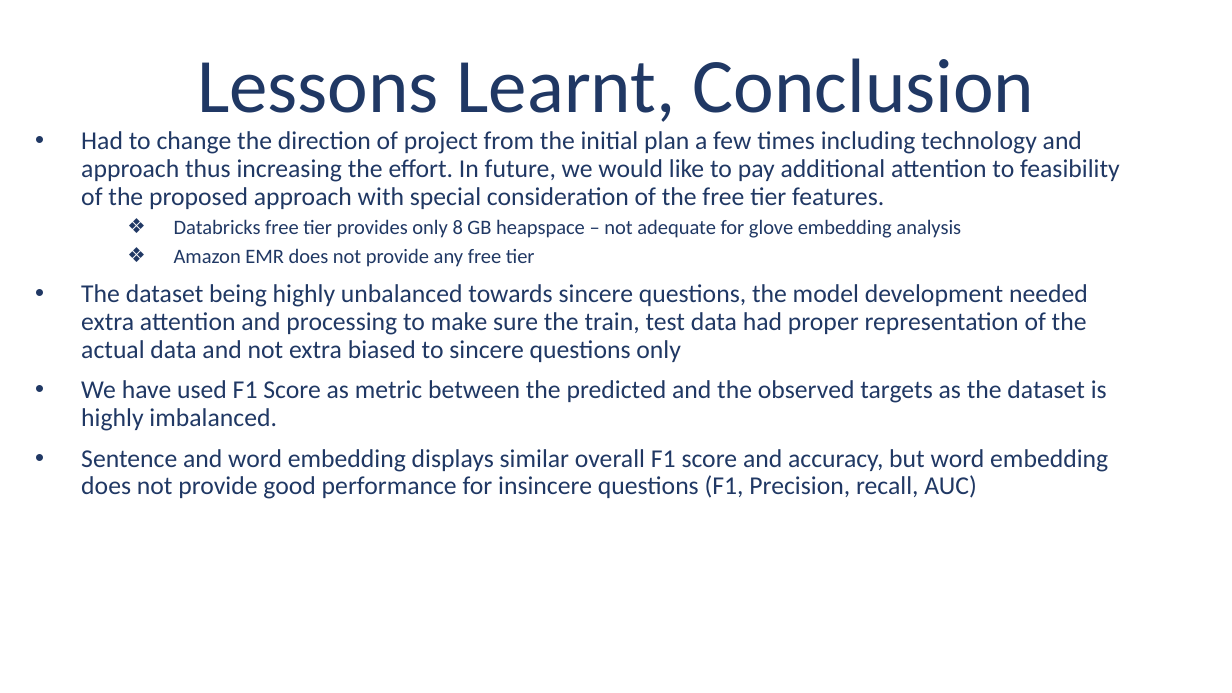
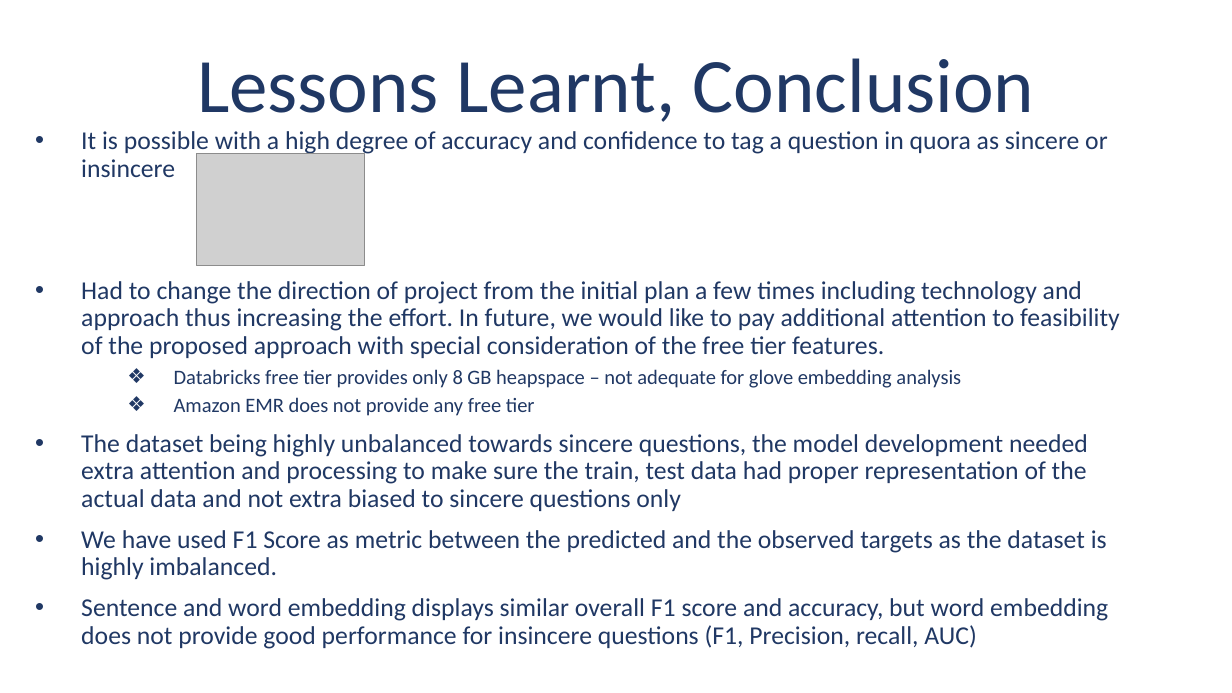
Before and after one commit to yarafatin/AIT-614-Final, a slide deck: slide 3 of docs/AIT614-DL2_Team3_Project Presentation-Indranil.pptx. Drawn at 1232x693 pixels with LibreOffice and Linux fonts; fonts in the diff are those of the drawing; grey boxes stand for pictures. Boxes give left, top, right and bottom in pixels: in the first picture for what was removed or moved away, otherwise in the second. Text is boxed around its words. In the diff, an @@ line names an element or a change of style, - is before the commit and + after.

Commit message:
ppt - indranil

```diff
--- a/docs/AIT614-DL2_Team3_Project Presentation-Indranil.pptx
+++ b/docs/AIT614-DL2_Team3_Project Presentation-Indranil.pptx
@@ subtitle at [81, 131, 1107, 177]: paragraph added @@
+• It is possible with a high degree of accuracy and confidence to tag a question in quora as sincere or insincere
@@ picture added at [196, 153, 364, 266] @@
```
